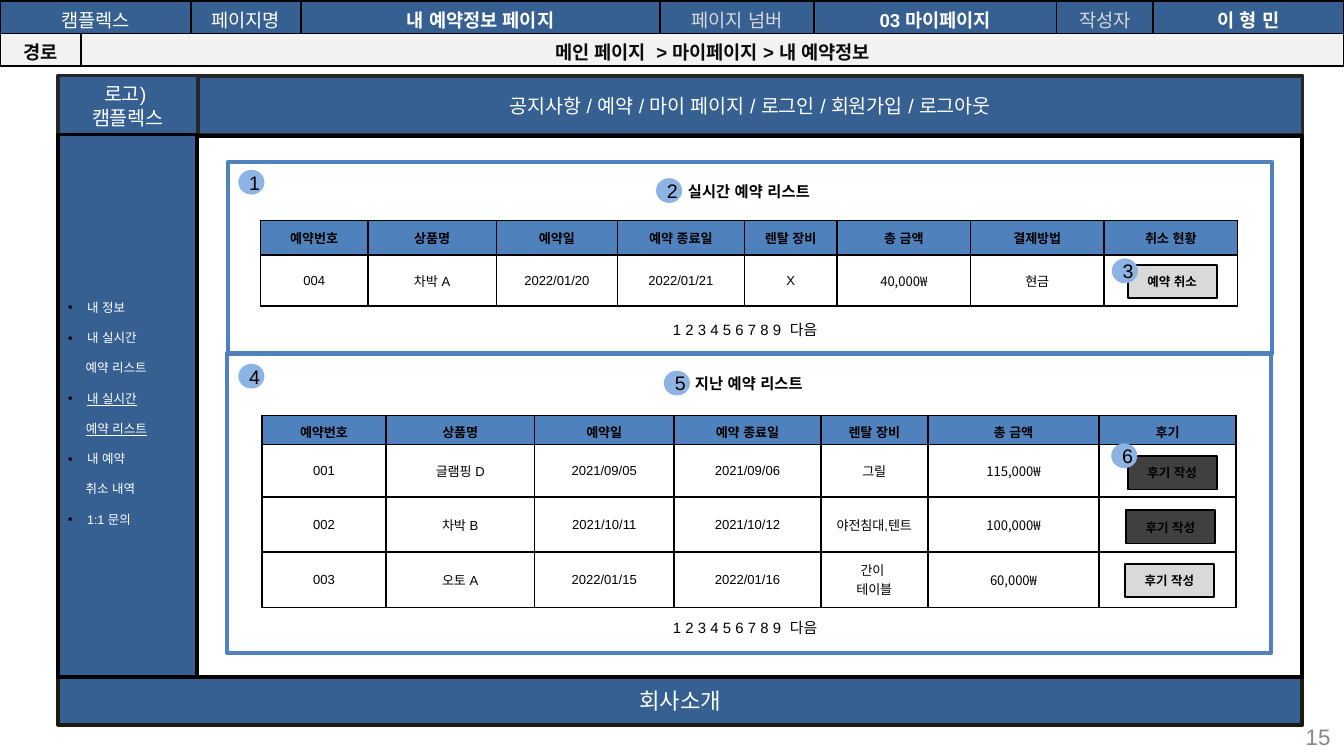
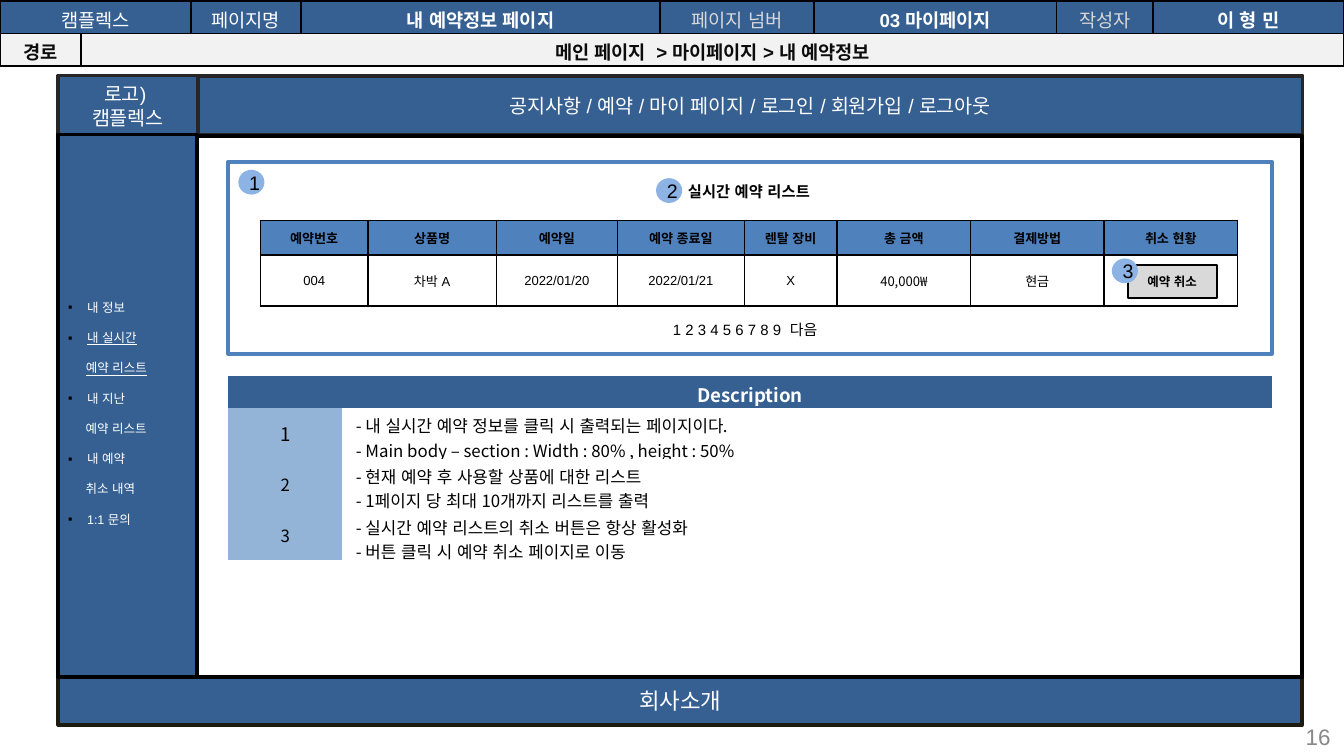
Before and after one commit to seoulsudal/CamFlexProject, a slide deck: slide 16 of 프로젝트 산출물/9. 스토리보드/캠플렉스 사용자_스토리보드.pptx (slide 15 before the commit). Drawn at 1344x756 pixels with LibreOffice and Linux fonts; fonts in the diff are those of the drawing. Boxes give left, top, right and bottom in pixels: in the first picture for what was removed or moved away, otherwise in the second. Text is boxed around its words. In the diff, an @@ line names an element or a change of style, - is before the commit and + after.

Commit message:
산출물 5~11까지 작성 완료, 체크리스트 작성중..

```diff
--- a/프로젝트 산출물/9. 스토리보드/캠플렉스 사용자_스토리보드.pptx
+++ b/프로젝트 산출물/9. 스토리보드/캠플렉스 사용자_스토리보드.pptx
@@ text in rectangle at (86,331,146,434): underline on in "내 실시간", "예약 리스트"; underline off in "예약 리스트" @@
@@ rectangle removed at (227,353,1271,653) @@
@@ table added at (228,376,1273,564), 4 rows, 2 columns @@
+Description | 
+1 | - 내 실시간 예약 정보를 클릭 시 출력되는 페이지이다. / - Main body – section : Width : 80% , height : 50%
+2 | - 현재 예약 후 사용할 상품에 대한 리스트 / - 1페이지 당 최대 10개까지 리스트를 출력
+3 | - 실시간 예약 리스트의 취소 버튼은 항상 활성화 / - 버튼 클릭 시 예약 취소 페이지로 이동
@@ ellipse removed at (241,366,263,387) @@
-4
@@ ellipse removed at (665,372,688,394) @@
-5
@@ text removed at (695,376,802,391) @@
-지난 예약 리스트
@@ text in rectangle at (87,392,136,464): text changed @@
-▪ 내 실시간
+▪ 내 지난
@@ table removed at (262,415,1236,607), 4 rows, 7 columns @@
-예약번호 | 상품명 | 예약일 | 예약 종료일 | 렌탈 장비 | 총 금액 | 후기
-001 | 글램핑 D | 2021/09/05 | 2021/09/06 | 그릴 | 115,000₩ | 
-002 | 차박 B | 2021/10/11 | 2021/10/12 | 야전침대,텐트 | 100,000₩ | 
-003 | 오토 A | 2022/01/15 | 2022/01/16 | 간이 / 테이블 | 60,000₩ | 
@@ ellipse removed at (1113,445,1136,466) @@
-6
@@ rectangle removed at (1128,457,1216,491) @@
-후기 작성
@@ rectangle removed at (1126,511,1215,544) @@
-후기 작성
@@ rectangle removed at (1125,563,1214,597) @@
-후기 작성
@@ text removed at (673,620,817,635) @@
-1 2 3 4 5 6 7 8 9 다음
@@ page number at (1306,729,1331,745): text changed @@
-15
+16
```
Also in this commit, not shown: 13 other slides changed, 3 slides added, 1 slide removed, 22 other files.
